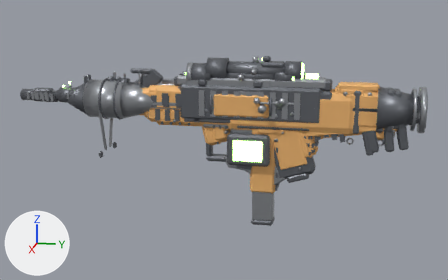
Before and after pictures for a commit that changed the glTF model public/weapons_authored.glb.
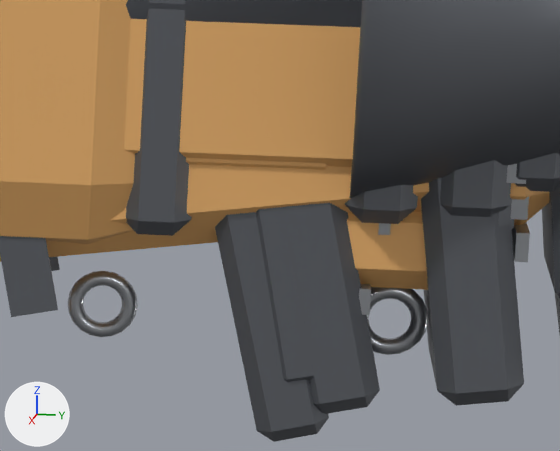
The first picture shows the older version from a 50 mm camera at (1.99, 0.308, 0.475) aimed at (-0.004, -0.09, -0.024). The close-ups show the older and then the newer version on the part from 76% to 89% of the width and 39% to 56% of the height of that picture. Only the edits that show in the close-ups are written down. Every picture has the same lights, and +X, +Y and +Z are marked at lower left. Vertices at exactly the same position are counted once.

In view in the first close-up: 'weapon_battlerifle', 'weapon_boltsniper', 'weapon_dmr', 'weapon_energyshotgun', 'weapon_fuelrod', 'weapon_levershotgun', 'weapon_lmg', 'weapon_m16', 'weapon_m4', 'weapon_needler', 'weapon_rifle', 'weapon_rpg'.
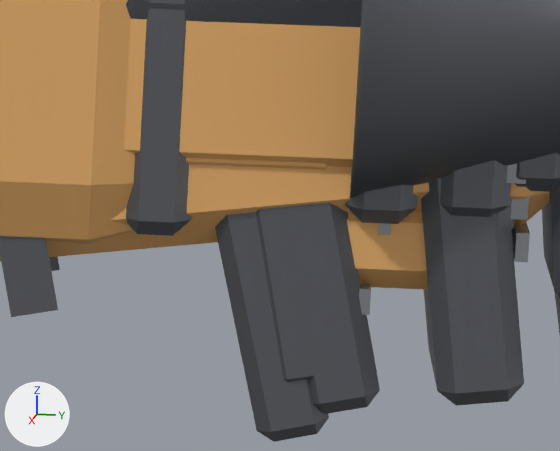
The change, as a list of edits to the scene's bpy script:
```text
Change me_cube_292:
    used by ob_weapon_rifle; location = (0.0, 0.0, 0.0)
    remove me_cube_292.from_pydata(...)  # 1078 vertices, 1960 faces; spans x -0.038..0.042, y -0.649..0.506, z -0.195..0.183
    add me_cube_292.from_pydata(...)  # 1078 vertices, 1960 faces; spans x -0.038..0.042, y -0.649..0.506, z -0.182..0.183
    me_cube_292 part 1: the loose piece of 160 vertices spanning x -0.003..0.003, y 0.407..0.433, z -0.02..0.006 is moved by (0.0, -0.021, 0.052)
    other edits to the shape of me_cube_292 do not show in these pictures
Change me_cube_538:
    where me_cube_538.from_pydata(...)  # 692 vertices, 1256 faces; spans x -0.034..0.035, y -0.64..0.408, z -0.027..0.159
    used by ob_weapon_energyshotgun; location = (0.0, 0.0, 0.0)
    me_cube_538 part 2: the loose piece of 160 vertices spanning x -0.003..0.003, y 0.313..0.337, z -0.018..0.005 is moved by (0.0, 0.013, 0.032)
```

Pixel boxes (x1, y1, x2, y2) of what changed, in the close-ups (560 x 451 px; the box of a moved part takes in the faces that stretch with it):
'weapon_rifle', reshaped
    before: (367, 182, 560, 355)
    after: (549, 182, 560, 335)
part 1 of me_cube_292, moved or reshaped (not visible afterwards)
    before: (367, 287, 428, 355)
part 2 of me_cube_538, moved or reshaped (not visible afterwards)
    before: (68, 271, 138, 337)
